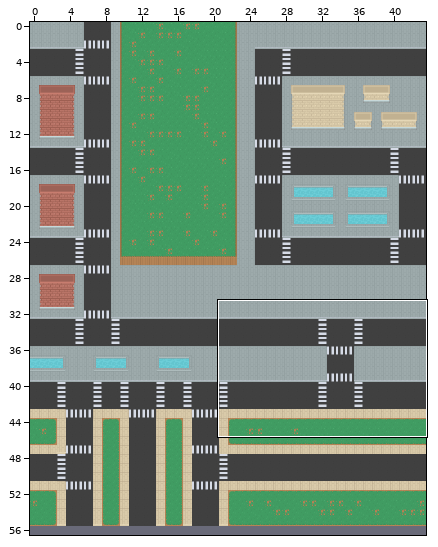
Two states of a LDtk project, Assets/two.ldtk. The first picture is a wide view before the edit; the outline marks the close-up.
Close-up. Before:
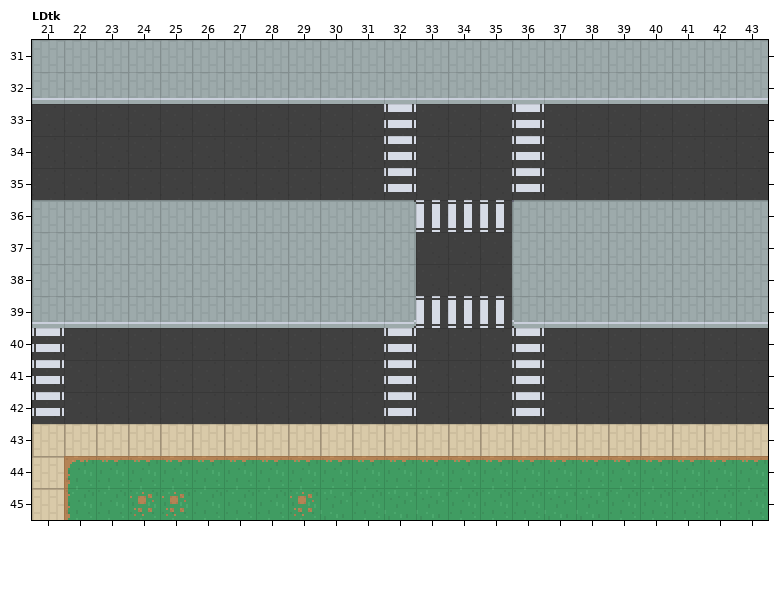
Cells are 16x16 px. Shown: LDtk x 21..43, y 31..45. The commit also changed other parts of the map, which this record leaves out.
After:
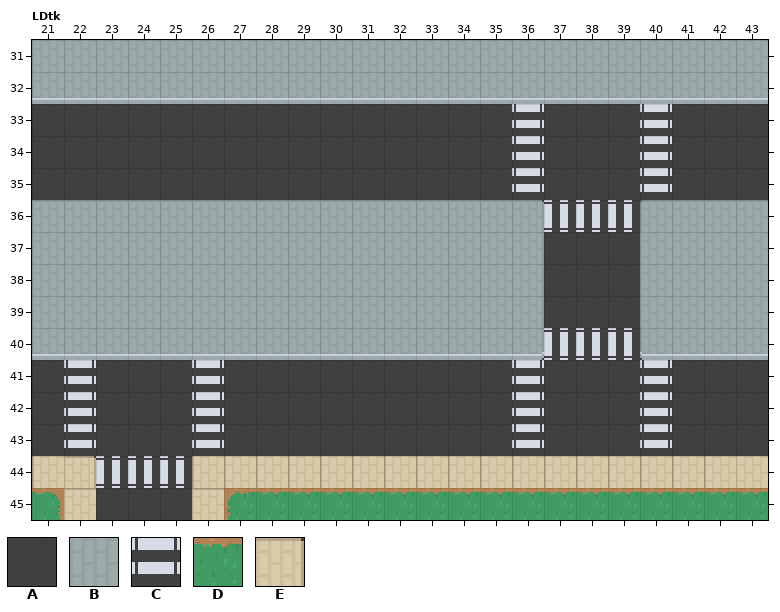
Key: from "Drivable": A 1 "Road"; from "Walkable": B 1 "City_Sidewalk", C 2 "Crosswalk", D 3 "Grass", E 4 "Neighborhood_Sidewalk".
_ is an empty cell.
Tiles replaced or removed in this view: A, B, C, D, E.
Commit message: adds some animation/sprite sheet for victim. fixes ldtk/nav map issue with bottom half of map
Change:
Changed rows in their new state; . is an unchanged cell.
Layer "Drivable":
first column x 21:
33 ...........A......._...
34 ...........A......._...
35 ...........A......._...
37 ............___.AAA....
38 ............___.AAA....
39 ................AAA....
40 .__________.___._______
41 A_..._.....A......._...
42 A_..._.....A......._...
43 A.AAA.AAAAAAAAA.AAA.AAA
45 ..AAA..................
Layer "Walkable":
first column x 21:
33 ..........._.......C...
34 ..........._.......C...
35 ..........._.......C...
36 ............BBB.CCC....
37 ............BBB.___....
38 ............BBB.___....
39 ............BBB.___....
40 BBBBBBBBBBBBBBBBCCCBBBB
41 _C...C....._.......C...
42 _C...C....._.......C...
43 _C___C_________C___C___
44 .ECCCEEEEEEEEEEEEEEEEEE
45 DE___E.................
